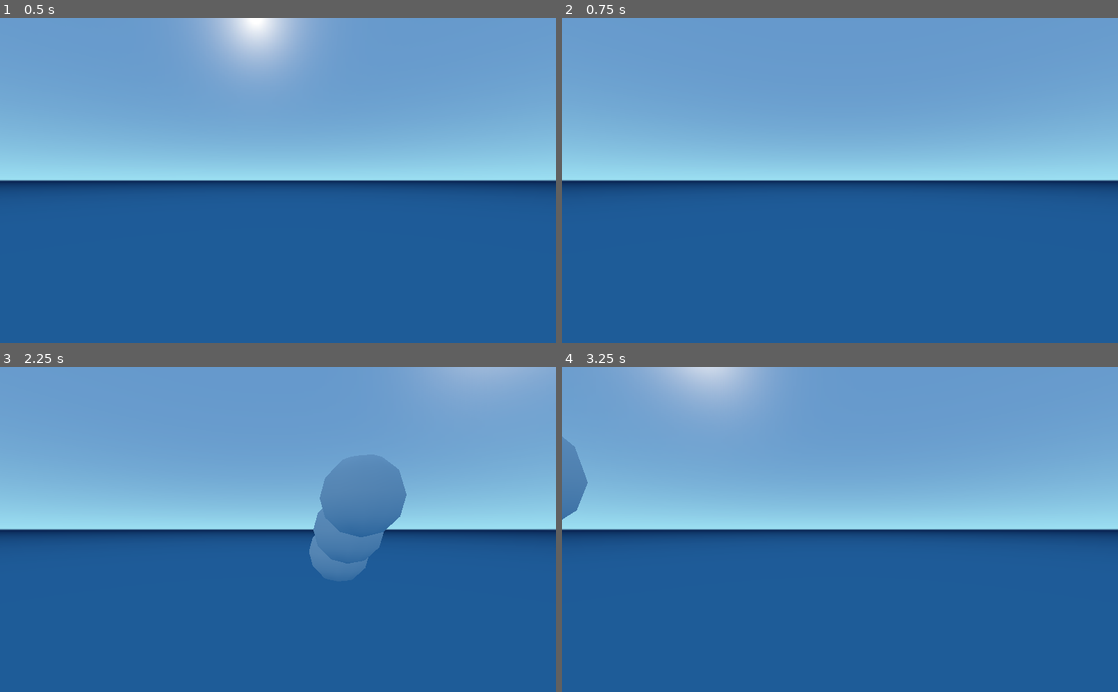
Above: before the commit, frames 1-4 (two rows, left to right).
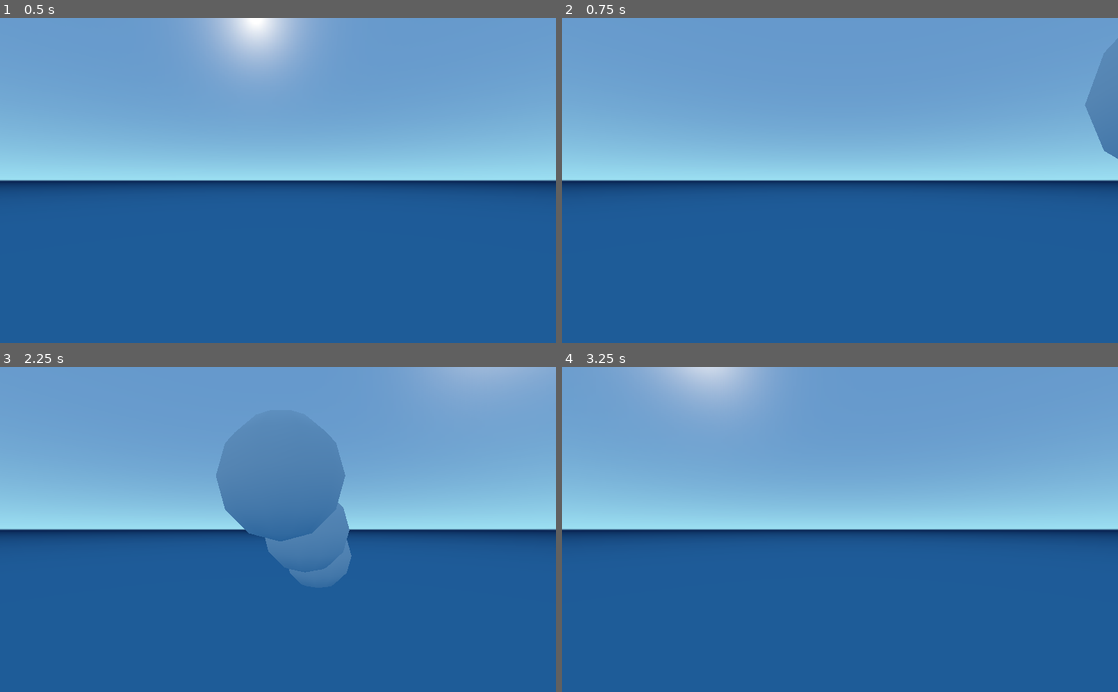
Above: after the commit, the same moments.

Repository: dmgarland/blooming
Game: Godot game, scene res://Main.tscn
Same seed, same stepped clock (60 frames per second), same inputs: the game is played once before the commit and once after it. Sound files missing from this copy of the repository are replaced by a short silence.
Inputs (mouse positions are in pixels of both pictures, inside the frame that each line leads up to):
- Up to frame 1 (0.5 s): no input
- Up to frame 2 (0.75 s): tap Enter at 0.5 s; move the mouse to (962, 164) at 0.52 s; click (962, 164) at 0.67 s
- Up to frame 3 (2.25 s): tap Space at 1.25 s; move the mouse to (166, 545) at 1.27 s; click (166, 545) at 1.42 s; tap Enter at 2 s; move the mouse to (333, 458) at 2.02 s; click (333, 458) at 2.17 s
- Up to frame 4 (3.25 s): tap Space at 2.75 s; move the mouse to (812, 594) at 2.77 s; click (812, 594) at 2.92 s

Frame 1 is identical in both runs. In frame 2, 1.3% of the frame differs, in the area x 94-100%, y 10-44%; in frame 3, 9.0%, in the area x 38-74%, y 21-68%; in frame 4, 0.8%.

Commit message:
Using mouse buttons to select sample

Diff:
--- a/Main.gd
+++ b/Main.gd
@@ -7,17 +7,18 @@
 	r.randomize()
 
 
-func playNote():
+func playNote(index):
 	var pitch = r.randf_range(1.0, 3.0)
 
 	var note = Note.instance()
 	note.r = r
 	note.pitch = pitch
+	note.index = index
 	#add_child(note)
 	call_deferred("add_child", note)
 
 func _input(event):
 	if event is InputEventMouseButton && event.is_pressed():
-		playNote()
+		playNote(event.button_index)
 	if event is InputEventMouseMotion:
 		$World/Camera.rotate_y(deg2rad(event.relative.x) * 0.5)
--- a/default_bus_layout.tres
+++ b/default_bus_layout.tres
@@ -1,10 +1,3 @@
-[gd_resource type="AudioBusLayout" load_steps=2 format=2]
-
-[sub_resource type="AudioEffectDelay" id=1]
-resource_name = "Delay"
-tap1/delay_ms = 1500.0
-feedback/active = true
+[gd_resource type="AudioBusLayout" format=2]
 
 [resource]
-bus/0/effect/0/effect = SubResource( 1 )
-bus/0/effect/0/enabled = true
--- a/note.gd
+++ b/note.gd
@@ -7,7 +7,8 @@
 var bus
 var player
 var distance = 0
-var samples = ['res://bowed.wav', 'res://pike.wav', 'res://glasswell.wav']
+var samples = ['res://bowed.wav', 'res://bell.wav', 'res://bass.wav']
+var index
 
 func _ready():
 	#print("Ready bus count = %s" % AudioServer.bus_count)
@@ -33,9 +34,10 @@
 
 	# Tell the player to play a sound on our new bus
 	player.bus = name
-	player.stream = load(samples[randi() % samples.size()])
+	#player.stream = load(samples[randi() % samples.size()])
+	player.stream = load(samples[clamp(index - 1, 0, samples.size() - 1)])
 	player.pitch_scale = pitch
-	shape.translate(Vector3(pitch, pitch, pitch))
+	shape.translate(Vector3(pitch, pitch, pitch * 2))
 
 	player.connect("finished", self, "on_finished")
 
Not shown, added: bass.wav.import
Not shown, added: bell.wav.import
Not shown, added: docs/index.png.import
Not shown, removed: glasswell.wav.import
Not shown, removed: kanun.wav.import
Not shown, removed: pike.wav.import
Not shown, added: bass.wav
Not shown, added: bell.wav
Not shown, changed: docs/index.pck
Not shown, removed: glasswell.wav
Not shown, removed: kanun.wav
Not shown, removed: pike.wav
